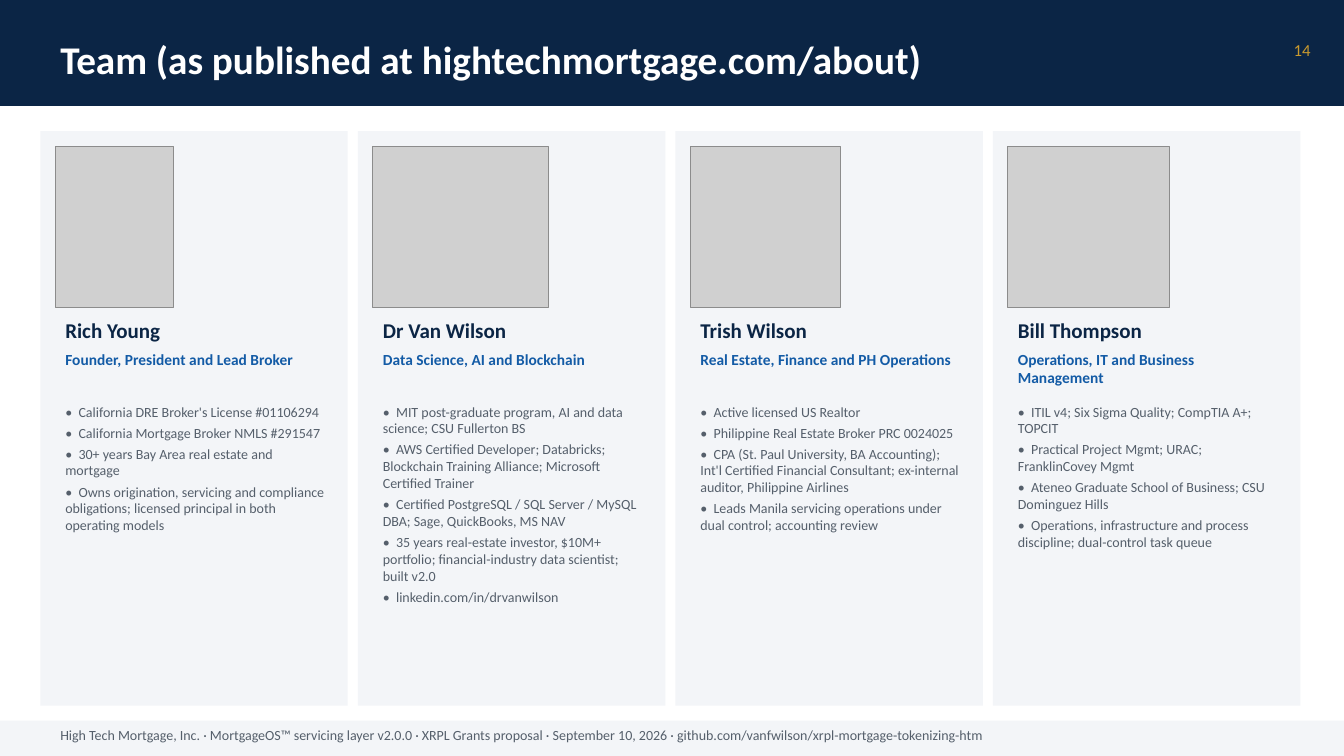
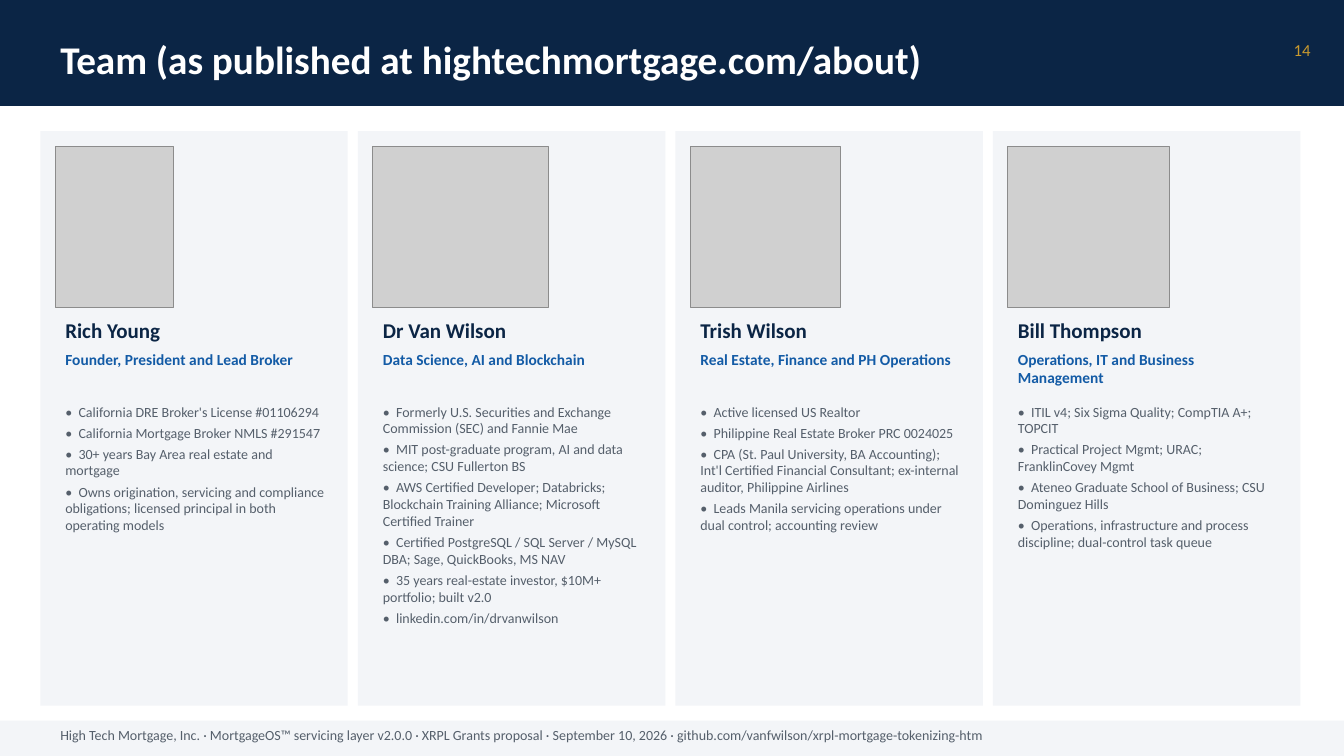
Before and after one commit to vanfwilson/xrpl-mortgage-tokenizing-htm, a slide deck: slide 14 of docs/grant-deck-2026-09-10.pptx. Drawn at 1344x756 pixels with LibreOffice and Linux fonts; fonts in the diff are those of the drawing; grey boxes stand for pictures. Boxes give left, top, right and bottom in pixels: in the first picture for what was removed or moved away, otherwise in the second. Text is boxed around its words. In the diff, an @@ line names an element or a change of style, - is before the commit and + after.

```diff
--- a/docs/grant-deck-2026-09-10.pptx
+++ b/docs/grant-deck-2026-09-10.pptx
@@ text at bbox=[383, 407, 611, 435]: paragraph added @@
+• Formerly U.S. Securities and Exchange Commission (SEC) and Fannie Mae
@@ text at bbox=[383, 575, 601, 604]: text changed @@
-• 35 years real-estate investor, $10M+ portfolio; financial-industry data scientist; built v2.0
+• 35 years real-estate investor, $10M+ portfolio; built v2.0
```
Also in this commit, not shown: 4 other files.
